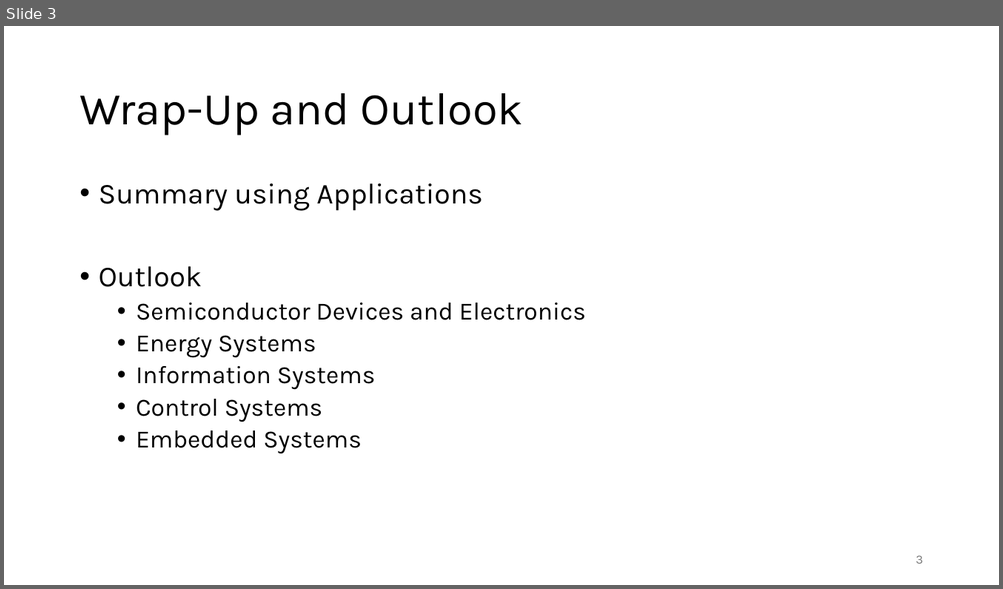
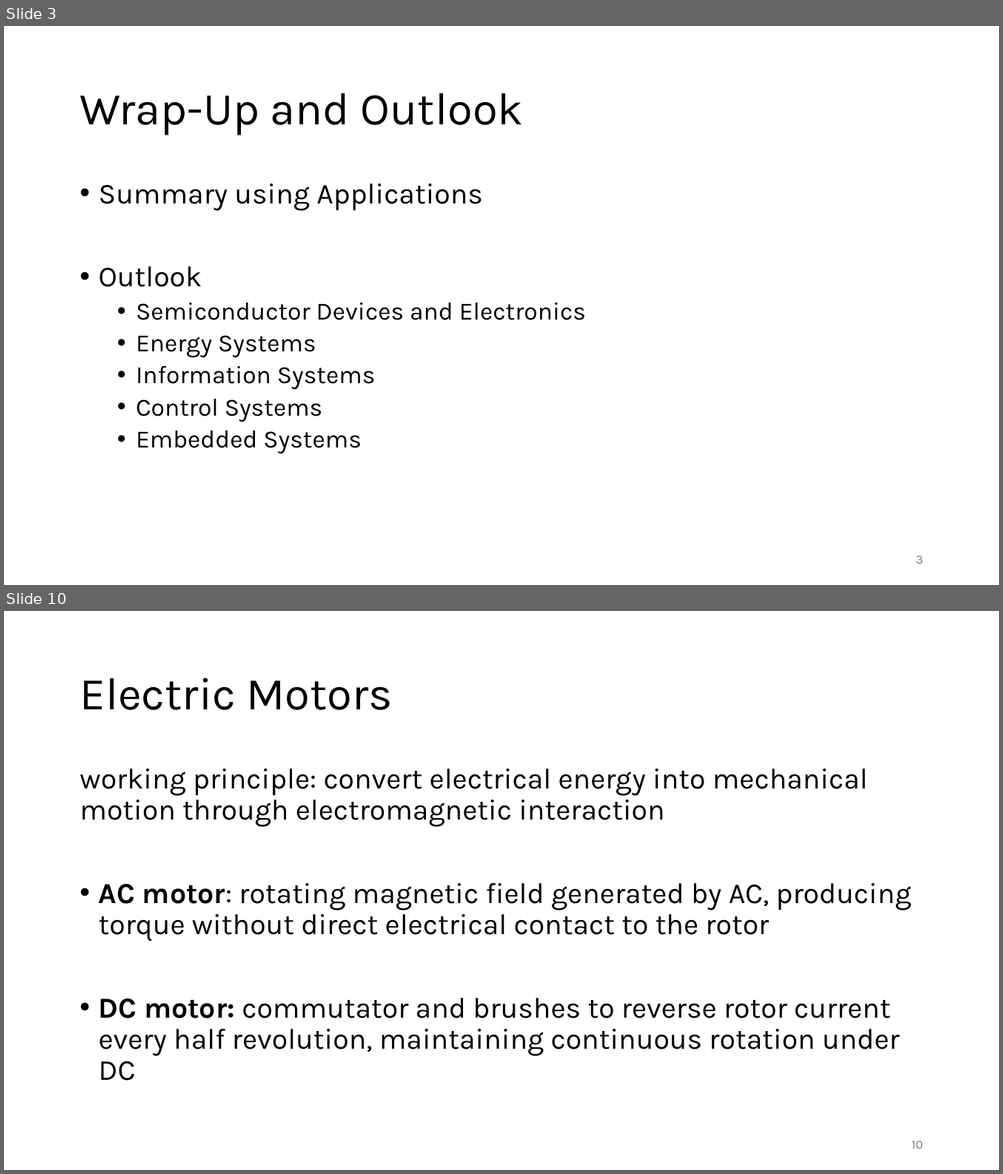
Before and after one commit to FelixWick/intro_electrical_eng, a slide deck: slides/5_outlook.pptx. Shown one above the other, each under a label of ours: slide 3 before the commit, slides 3 and 10 after it; the slides between them are not shown. The pictures are 1003x589 and 1003x1174 pixels, drawn with LibreOffice and Linux fonts; fonts in the diff are those of the drawing. Boxes give left, top, right and bottom in pixels: in the first picture for what was removed or moved away, otherwise in the second. Text is boxed around its words. In the diff, an @@ line names an element or a change of style, - is before the commit and + after.

```diff
--- a/slides/5_outlook.pptx
+++ b/slides/5_outlook.pptx
@@ slide 10 added at box(4, 611, 999, 1170), background #FFFFFF @@
@@ title added at box(79, 678, 392, 710), 44 pt, text #000000 @@
+Electric Motors
@@ text added at box(79, 769, 911, 1081), 28 pt, text #000000 @@
+working principle: convert electrical energy into mechanical motion through electromagnetic interaction
+• AC motor: rotating magnetic field generated by AC, producing torque without direct electrical contact to the rotor
+• DC motor: commutator and brushes to reverse rotor current every half revolution, maintaining continuous rotation under DC
@@ page number added at box(911, 1141, 922, 1149), 12 pt, text #797979 @@
+10
```
Also in this commit, not shown: 8 slides changed, 5 other slides added, 2 slides removed, 1 other file.
